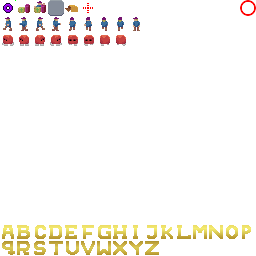
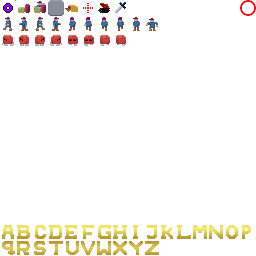
Layered file, before and after one edit (256 × 256). Changes by layer:
painted on "Bakgrund" over [98, 2, 158, 31]
